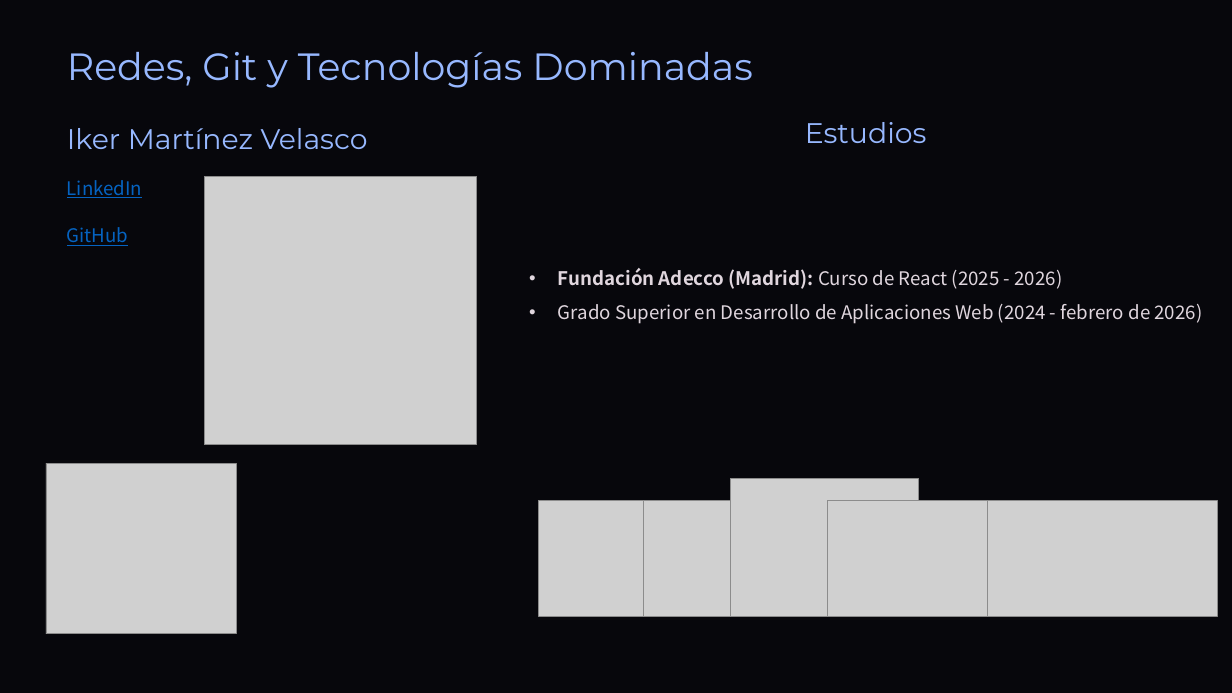
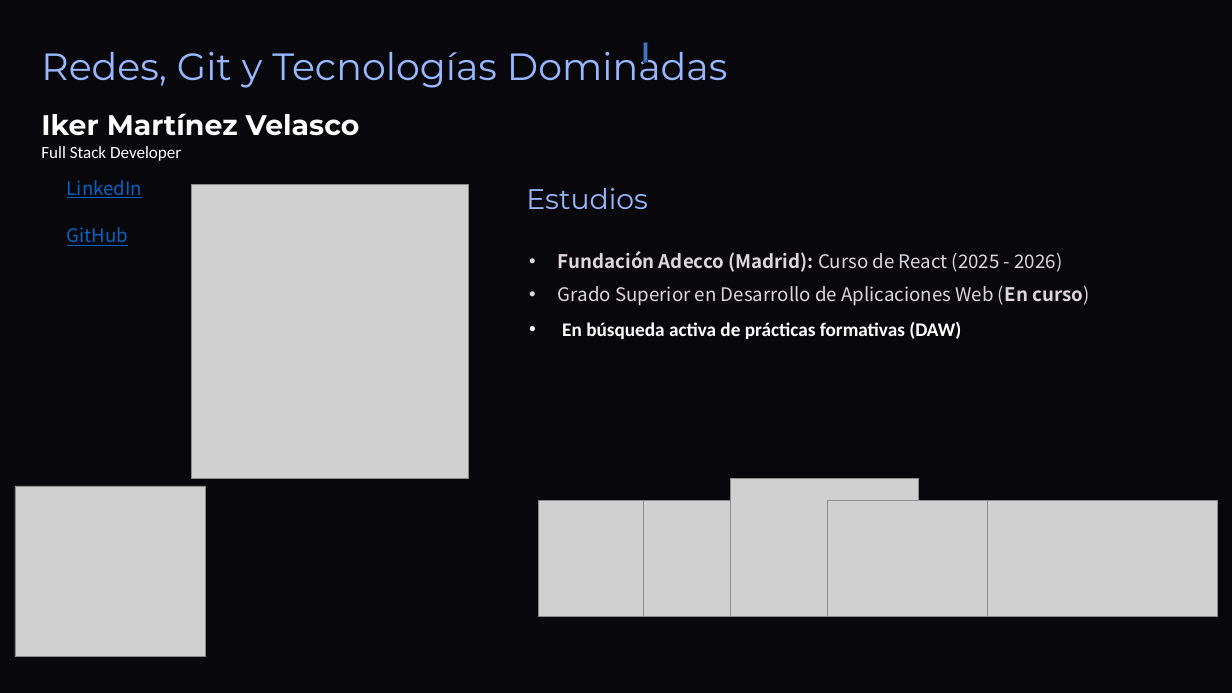
Before and after one commit to DavidCorredorMiguel/proyectogrupo2, a slide deck: slide 5 of Tech-and-Learn-Innovacion-y-Aprendizaje-en-E-commerce (1).pptx. Drawn at 1232x693 pixels with LibreOffice and Linux fonts; fonts in the diff are those of the drawing; grey boxes stand for pictures; background and template pictures are left out. Boxes give left, top, right and bottom in pixels: in the first picture for what was removed or moved away, otherwise in the second. Text is boxed around its words. In the diff, an @@ line names an element or a change of style, - is before the commit and + after.

Commit message:
presentacion

```diff
--- a/Tech-and-Learn-Innovacion-y-Aprendizaje-en-E-commerce (1).pptx
+++ b/Tech-and-Learn-Innovacion-y-Aprendizaje-en-E-commerce (1).pptx
@@ rectangle added at (0, 0, 1232, 693), outline #7030A0 1 pt @@
@@ text "Redes, Git y Tecnologías Dominadas" rewrapped from (67, 51, 752, 88) to (41, 43, 727, 88) @@
@@ rectangle added at (644, 42, 648, 62), fill #4472C4, outline #1E3256 1 pt @@
@@ text at (41, 113, 360, 136): text colour #97B8FF to #FFFFFF, bold on in "Iker Martínez Velasco" @@
@@ text "Iker Martínez Velasco": place and size @@
-text "Iker Martínez Velasco" at (67, 128, 368, 149)
+text "Iker Martínez Velasco" at (41, 113, 360, 161)
@@ text at (41, 146, 181, 161): paragraph added @@
+Full Stack Developer
@@ picture: place and size @@
-picture at (204, 176, 477, 444)
+picture at (191, 185, 468, 479)
@@ text "Estudios": place and size @@
-text "Estudios" at (805, 122, 927, 143)
+text "Estudios" at (526, 188, 648, 209)
@@ text at (558, 286, 1090, 339): text changed; bold on @@
-• Grado Superior en Desarrollo de Aplicaciones Web (2024 - febrero de 2026)
+• Grado Superior en Desarrollo de Aplicaciones Web (En curso)
+• En búsqueda activa de prácticas formativas (DAW)
@@ picture: place and size @@
-picture at (46, 463, 236, 634)
+picture at (15, 486, 205, 657)
```
Also in this commit, not shown: 1 other slide changed, 2 other files.
